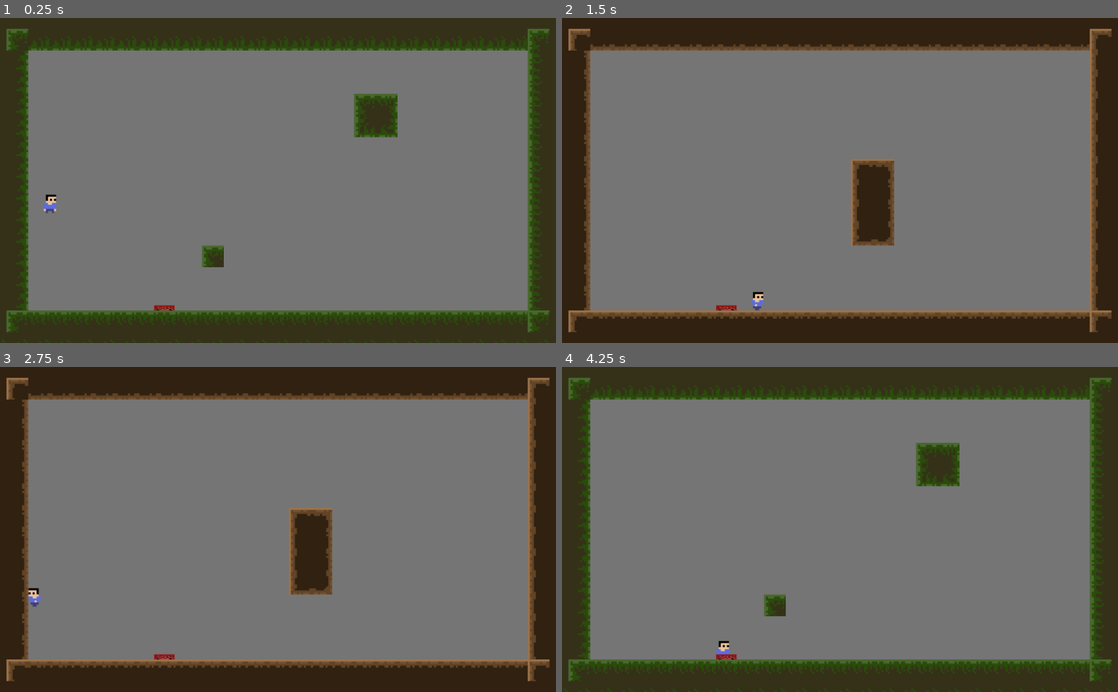
Above: before the commit, frames 1-4 (two rows, left to right).
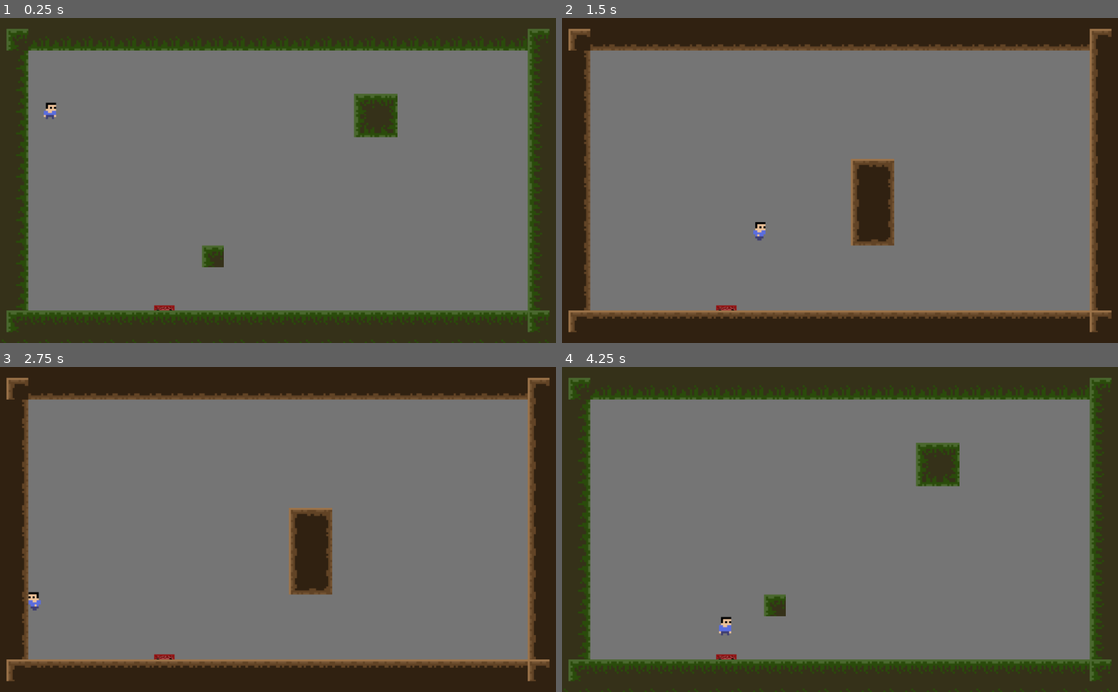
Above: after the commit, the same moments.

Repository: AeolusFS/Seal
Game: Godot game, scene res://Scene/World.tscn
Same seed, same stepped clock (60 frames per second), same inputs: the game is played once before the commit and once after it.
Inputs:
- Up to frame 1 (0.25 s): no input
- Up to frame 2 (1.5 s): hold R (Key_R) 0.53-1.28 s; hold Right (ui_right) from 0.53 s (still down); tap Up (ui_up) at 0.77 s; tap Z (Key_Z) at 1.35 s
- Up to frame 3 (2.75 s): tap Up (ui_up) at 1.52 s; release Right (ui_right) at 2.03 s; hold Left (ui_left) from 2.03 s (still down); hold R (Key_R) from 2.03 s (still down)
- Up to frame 4 (4.25 s): release Left (ui_left) at 2.78 s; release R (Key_R) at 2.78 s; hold Right (ui_right) from 2.78 s (still down); tap Z (Key_Z) at 2.85 s; tap Up (ui_up) at 3.02, 3.77 s; hold R (Key_R) from 3.53 s (still down)

The runs differ from the first frame. In frame 1, 0.2% of the frame differs, in the area x 7-11%, y 26-61%; in frame 2, 0.2%; in frame 3, 0.1%; in frame 4, 0.2%.

Commit message:
spring jump

Diff:
--- a/Seals/Scene/World.tscn
+++ b/Seals/Scene/World.tscn
@@ -369,6 +369,7 @@
 [node name="Player_sprite" type="AnimatedSprite" parent="Player"]
 frames = SubResource( 32 )
 animation = "idle"
+frame = 1
 playing = true
 
 [node name="CollisionShape2D" type="CollisionShape2D" parent="Player"]
@@ -385,4 +386,5 @@
 [node name="CollisionShape2D" type="CollisionShape2D" parent="Spring"]
 position = Vector2( 0, 8 )
 shape = SubResource( 34 )
+[connection signal="body_shape_entered" from="Spring" to="Spring" method="_on_Spring_body_shape_entered"]
 [connection signal="hit" from="Spring" to="Player" method="_on_Spring_hit"]
--- a/Seals/Script/Player.gd
+++ b/Seals/Script/Player.gd
@@ -10,7 +10,7 @@
 var on_wall_speed = 80
 var on_wall_l = false
 var on_wall_r = false
-var bounce_height = -500
+var bounce_height = -400
 onready var player_anim = get_node("Player_sprite")
 
 func _physics_process(delta):
